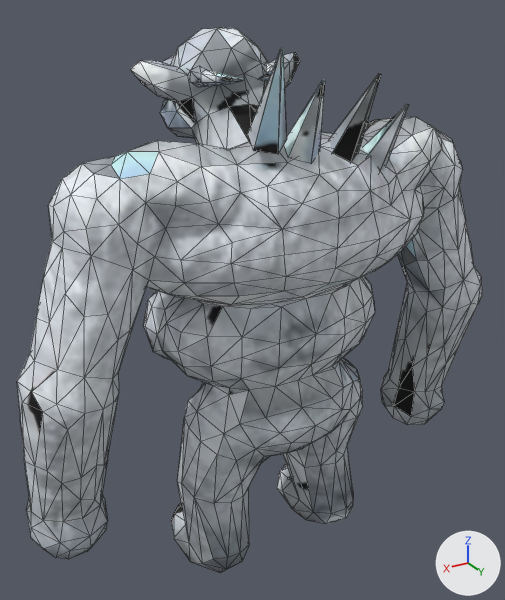
The glTF model assets/3d/monstres/yeti.glb, before and after one commit.
Before and after are seen from a 50 mm camera at (0.251, 0.391, 0.414) aimed at (0.0, -0.029, 0.204). Lighting does not change. The marker at lower right points along +X, +Y and +Z. The first picture is the older version. Mesh edges are drawn as thin lines. Vertices at exactly the same position are counted once.

In view in the first picture: 'yeti_peau'.
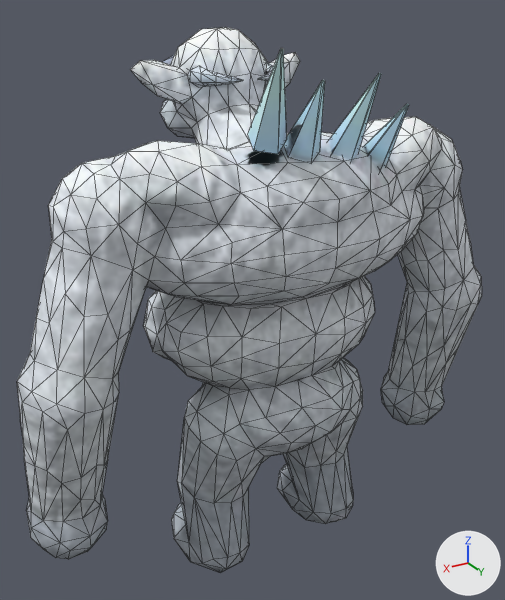
Boxes (x1, y1, x2, y2) around the edits, measured in the pictures (505 x 600 px; the box of a moved part takes in the faces that stretch with it):
part 1 of me_yeti_peau, moved or reshaped
    both: (179, 27, 268, 114)
part 2 of me_yeti_peau, moved or reshaped
    both: (229, 132, 374, 248)
part 3 of me_yeti_peau, moved or reshaped
    both: (275, 334, 345, 398)
part 4 of me_yeti_peau, surface changed
    both: (18, 27, 473, 572)

The edits, one by one:
me_yeti_peau has 976 vertices, 1924 faces and spans x -0.189..0.188, y -0.127..0.077, z -0.002..0.396.
me_yeti_peau is used by ob_yeti_peau; location (0.0, 0.0, 0.0).
me_yeti_peau part 1: 5 vertices moved from x -0.012..0.023, y -0.068..-0.039, z 0.367..0.395 to x -0.01..0.023, y -0.063..-0.039, z 0.367..0.394; 4 vertices removed from x -0.023..0.018, y -0.056..-0.042, z 0.361..0.382; 4 vertices added at x -0.021..0.022, y -0.051..-0.04, z 0.364..0.382.
me_yeti_peau part 2: 4 vertices moved from x -0.019..0.026, y 0.038..0.071, z 0.293..0.335 to x -0.018..0.024, y 0.04..0.071, z 0.292..0.335; 4 vertices removed from x -0.021..0.01, y 0.05..0.07, z 0.31..0.333; 3 vertices added at x -0.01..0.01, y 0.061..0.071, z 0.306..0.325.
me_yeti_peau part 3: 2 vertices removed from x -0.007..0.002, y 0.042..0.052, z 0.171..0.187; 2 vertices added at x -0.006..0.0, y 0.043..0.053, z 0.171..0.188.
me_yeti_peau part 4: 1475 kept faces spanning x -0.189..0.188, y -0.127..0.077, z -0.002..0.396 get new texture (UV) coordinates.
